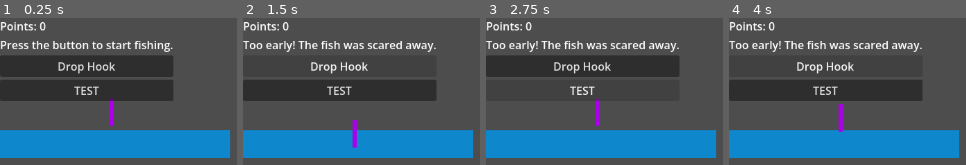
Above: before the commit, frames 1-4 (left to right).
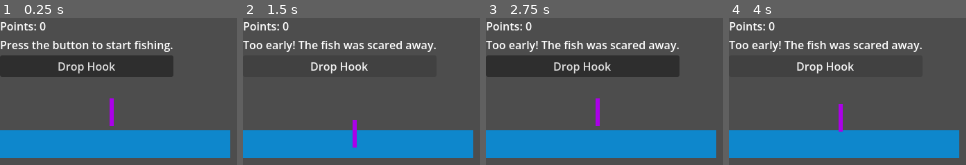
Above: after the commit, the same moments.

Repository: fehudma/godot_projects
Game: Godot game, scene res://Scenes/Main.tscn
The game is run twice, just before and just after one commit, with the same random seed, the same clock (stepped at 60 frames per second) and the same inputs.
Inputs (mouse positions are in pixels of both pictures, inside the frame that each line leads up to):
- Up to frame 1 (0.25 s): no input
- Up to frame 2 (1.5 s): click "Drop Hook" at 0.5 s; click "Waiting for a fish..." at 1.25 s
- Up to frame 3 (2.75 s): click (583, 90) at 2 s, where only the run before the commit has a clickable "TEST"
- Up to frame 4 (4 s): click "Drop Hook" at 2.75 s; click "Waiting for a fish..." at 3.5 s

The runs differ from the first frame. In frame 1, 10% of the frame differs, in the area x 0-73%, y 42-57%; in frame 2, 12%, in the area x 0-82%, y 42-57%; in frame 3, 0.4%; in frame 4, 12%.

Commit message:
final tests

Diff:
--- a/Scenes/Main.tscn
+++ b/Scenes/Main.tscn
@@ -120,6 +120,7 @@
 text = "Drop Hook"
 
 [node name="TestButton" type="Button" parent="VBoxContainer" unique_id=938500006]
+visible = false
 layout_mode = 2
 text = "TEST"
 
@@ -142,6 +143,7 @@
 stream = ExtResource("3_kln2b")
 
 [node name="FishCaughtStateSound" type="AudioStreamPlayer" parent="." unique_id=450070937]
+volume_db = -20.0
 
 [connection signal="pressed" from="VBoxContainer/ActionButton" to="." method="_on_action_button_pressed"]
 [connection signal="pressed" from="VBoxContainer/TestButton" to="." method="_on_test_button_pressed"]
